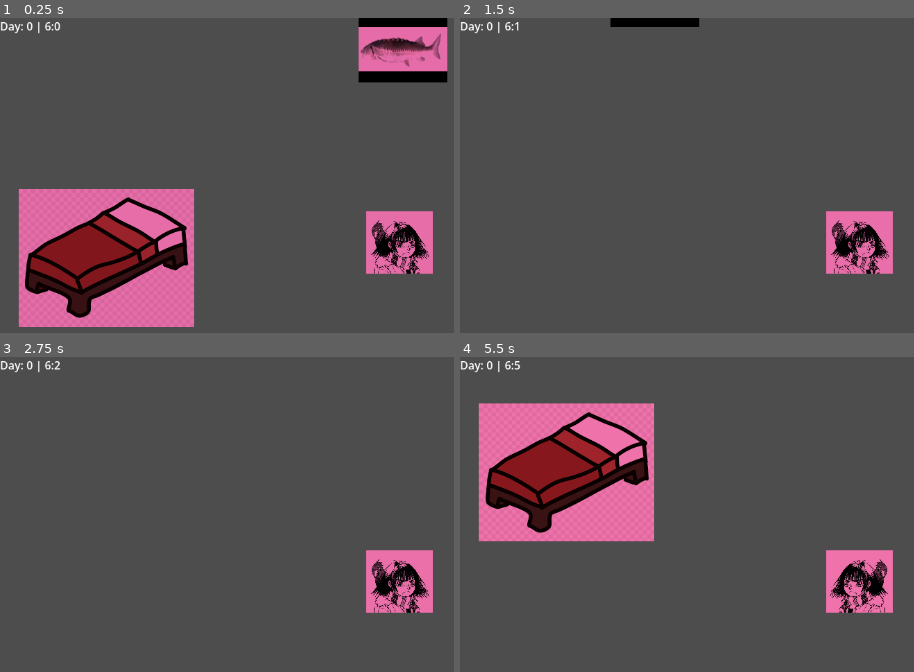
Above: before the commit, frames 1-4 (two rows, left to right).
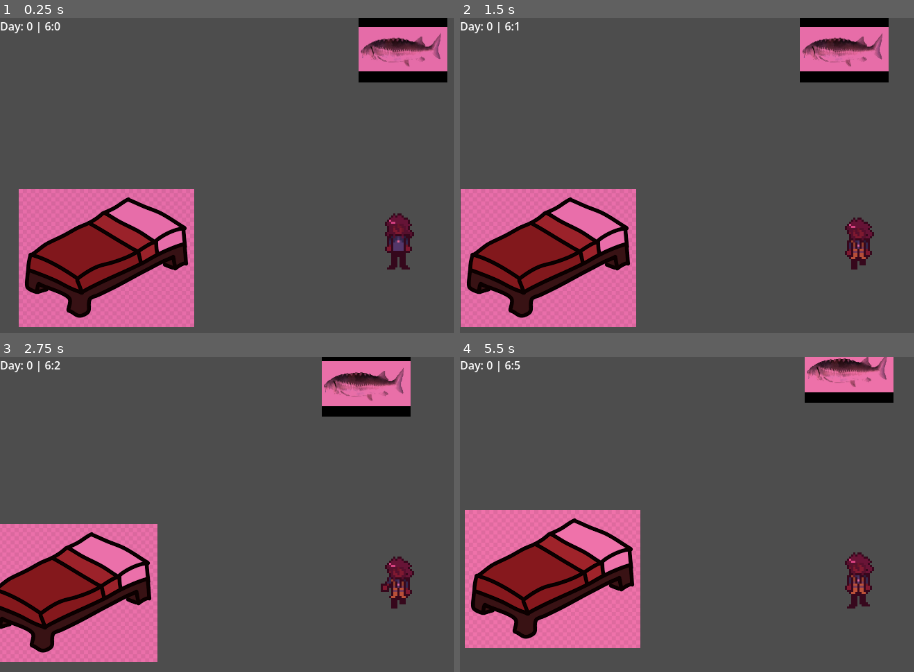
Above: after the commit, the same moments.

Repository: moliloo/comfy-jam-summer-2026
Game: Godot game, scene res://scenes/temporary/temporary.tscn
The game is run twice, just before and just after one commit, with the same random seed, the same clock (stepped at 60 frames per second) and the same inputs.
Inputs (mouse positions are in pixels of both pictures, inside the frame that each line leads up to):
- Up to frame 1 (0.25 s): no input
- Up to frame 2 (1.5 s): tap Enter at 0.5 s; move the mouse to (outside the picture) at 0.52 s; hold D (move_right) 0.53-1.28 s; tap E (interact) at 0.6, 1.35 s; move the mouse to (700, 263) at 1.27 s; hold S (move_down) from 1.28 s (still down)
- Up to frame 3 (2.75 s): move the mouse to (outside the picture) at 2.02 s; release S (move_down) at 2.03 s; hold D (move_right) from 2.03 s (still down); tap E (interact) at 2.1 s
- Up to frame 4 (5.5 s): move the mouse to (818, 671) at 2.77 s; release D (move_right) at 2.78 s; hold W (move_up) 2.78-3.53 s; tap E (interact) every 0.75 s from 2.85 to 5.1 s; move the mouse to (outside the picture) at 3.52 s; hold A (move_left) 3.53-5.03 s; move the mouse to (618, 514) at 4.27 s; move the mouse to (900, 580) at 5.02 s; hold S (move_down) from 5.03 s (still down)

The runs differ from the first frame. In frame 1, 2.9% of the frame differs, in the area x 80-96%, y 61-82%; in frame 2, 24%; in frame 3, 22%; in frame 4, 33%, in the area x 1-96%, y 0-93%.

Commit message:
basic player animations

Diff:
--- a/player/player.gd
+++ b/player/player.gd
@@ -1,37 +1,51 @@
 extends CharacterBody2D
 class_name Player
 
-@export var sprite: Sprite2D
+@export var sprite: AnimatedSprite2D
 @export var day_night_cycle: DayNightCycle
 
 var SPEED: float = 400;
 var direction: Vector2 = Vector2(0, 0);
+var interacting : bool = false
 
 func _ready() -> void:
 	if GlobalVariables.get_player_position():
 		set_global_position(GlobalVariables.get_player_position());
 	day_night_cycle.midnight.connect(_on_midnight)
 
-func _process(delta: float) -> void:
+func _process(_delta: float) -> void:
 	move_player()
 
 func move_player() -> void:
+	if Input.is_action_just_pressed("interact"):
+		interacting = true
+		sprite.play("collecting_front")
+		sprite.animation_finished.connect(func rev(): interacting = false)
+	if interacting:
+		return
 	if Input.is_action_pressed('move_right'):
-		sprite.flip_h = false;
+		if sprite.animation not in ["walk_up","walk_down"]:
+			sprite.play("walk_right")
+		#sprite.flip_h = false;
 		direction.x = 1;
 	elif Input.is_action_pressed('move_left'):
-		sprite.flip_h = true;
+		if sprite.animation not in ["walk_up","walk_down"]:
+			sprite.play("walk_left")
+		#sprite.flip_h = true;
 		direction.x = -1;
 	else:
 		direction.x = 0;
 
 	if Input.is_action_pressed('move_up'):
+		sprite.play("walk_up")
 		direction.y = -1;
 	elif Input.is_action_pressed('move_down'):
+		sprite.play("walk_down")
 		direction.y = 1;
 	else:
 		direction.y = 0;
-
+	if direction == Vector2(0,0) or (sprite.animation in ["walk_up","walk_down"] and direction.y == 0):
+		sprite.play("default")
 	velocity = direction.normalized() * SPEED;
 	move_and_slide();
 
--- a/player/player.tscn
+++ b/player/player.tscn
@@ -1,7 +1,212 @@
 [gd_scene format=3 uid="uid://ddssqu3a5opg"]
 
 [ext_resource type="Script" uid="uid://dup67s0p7wn5k" path="res://player/player.gd" id="1_bjm4x"]
-[ext_resource type="Texture2D" uid="uid://cgvuof1cxjf4n" path="res://assets/temporary/haru_cry.png" id="2_6xyil"]
+[ext_resource type="Texture2D" uid="uid://br3p0lrlckcko" path="res://assets/MCAnimations/MCFrontCasual.png" id="2_g1dw6"]
+[ext_resource type="Texture2D" uid="uid://cp0rmsqoa1j17" path="res://assets/MCAnimations/CollectingFront.png" id="2_qjkh3"]
+[ext_resource type="Texture2D" uid="uid://cwnbuqcd8yl2t" path="res://assets/MCAnimations/MCSideCasual.png" id="3_qjkh3"]
+[ext_resource type="Texture2D" uid="uid://71qybbsvx5vk" path="res://assets/MCAnimations/MCBackCasual.png" id="3_yw30f"]
+
+[sub_resource type="AtlasTexture" id="AtlasTexture_x7c3f"]
+atlas = ExtResource("2_qjkh3")
+region = Rect2(0, 0, 320, 320)
+
+[sub_resource type="AtlasTexture" id="AtlasTexture_bjvpn"]
+atlas = ExtResource("2_qjkh3")
+region = Rect2(320, 0, 320, 320)
+
+[sub_resource type="AtlasTexture" id="AtlasTexture_s7qer"]
+atlas = ExtResource("2_qjkh3")
+region = Rect2(640, 0, 320, 320)
+
+[sub_resource type="AtlasTexture" id="AtlasTexture_g4c7l"]
+atlas = ExtResource("2_qjkh3")
+region = Rect2(960, 0, 320, 320)
+
+[sub_resource type="AtlasTexture" id="AtlasTexture_knn7v"]
+atlas = ExtResource("2_qjkh3")
+region = Rect2(1280, 0, 320, 320)
+
+[sub_resource type="AtlasTexture" id="AtlasTexture_7pqkx"]
+atlas = ExtResource("2_qjkh3")
+region = Rect2(1600, 0, 320, 320)
+
+[sub_resource type="AtlasTexture" id="AtlasTexture_uw77l"]
+atlas = ExtResource("2_qjkh3")
+region = Rect2(1920, 0, 320, 320)
+
+[sub_resource type="AtlasTexture" id="AtlasTexture_qjkh3"]
+atlas = ExtResource("2_g1dw6")
+region = Rect2(0, 0, 320, 320)
+
+[sub_resource type="AtlasTexture" id="AtlasTexture_g6k8r"]
+atlas = ExtResource("2_g1dw6")
+region = Rect2(320, 0, 320, 320)
+
+[sub_resource type="AtlasTexture" id="AtlasTexture_boad6"]
+atlas = ExtResource("2_g1dw6")
+region = Rect2(640, 0, 320, 320)
+
+[sub_resource type="AtlasTexture" id="AtlasTexture_rgyib"]
+atlas = ExtResource("2_g1dw6")
+region = Rect2(960, 0, 320, 320)
+
+[sub_resource type="AtlasTexture" id="AtlasTexture_yllr7"]
+atlas = ExtResource("3_qjkh3")
+region = Rect2(0, 0, 320, 320)
+
+[sub_resource type="AtlasTexture" id="AtlasTexture_kb6p2"]
+atlas = ExtResource("3_qjkh3")
+region = Rect2(320, 0, 320, 320)
+
+[sub_resource type="AtlasTexture" id="AtlasTexture_wodsf"]
+atlas = ExtResource("3_qjkh3")
+region = Rect2(640, 0, 320, 320)
+
+[sub_resource type="AtlasTexture" id="AtlasTexture_32hag"]
+atlas = ExtResource("3_qjkh3")
+region = Rect2(960, 0, 320, 320)
+
+[sub_resource type="AtlasTexture" id="AtlasTexture_tqiix"]
+atlas = ExtResource("3_qjkh3")
+region = Rect2(0, 320, 320, 320)
+
+[sub_resource type="AtlasTexture" id="AtlasTexture_e7oew"]
+atlas = ExtResource("3_qjkh3")
+region = Rect2(320, 320, 320, 320)
+
+[sub_resource type="AtlasTexture" id="AtlasTexture_c35mf"]
+atlas = ExtResource("3_qjkh3")
+region = Rect2(640, 320, 320, 320)
+
+[sub_resource type="AtlasTexture" id="AtlasTexture_65viv"]
+atlas = ExtResource("3_qjkh3")
+region = Rect2(960, 320, 320, 320)
+
+[sub_resource type="AtlasTexture" id="AtlasTexture_hg6s5"]
+atlas = ExtResource("3_yw30f")
+region = Rect2(0, 0, 320, 320)
+
+[sub_resource type="AtlasTexture" id="AtlasTexture_8t03j"]
+atlas = ExtResource("3_yw30f")
+region = Rect2(320, 0, 320, 320)
+
+[sub_resource type="AtlasTexture" id="AtlasTexture_2ieo8"]
+atlas = ExtResource("3_yw30f")
+region = Rect2(640, 0, 320, 320)
+
+[sub_resource type="AtlasTexture" id="AtlasTexture_ebec5"]
+atlas = ExtResource("3_yw30f")
+region = Rect2(960, 0, 320, 320)
+
+[sub_resource type="SpriteFrames" id="SpriteFrames_yllr7"]
+animations = [{
+"frames": [],
+"loop": true,
+"name": &"collecting_back",
+"speed": 5.0
+}, {
+"frames": [{
+"duration": 1.0,
+"texture": SubResource("AtlasTexture_x7c3f")
+}, {
+"duration": 1.0,
+"texture": SubResource("AtlasTexture_bjvpn")
+}, {
+"duration": 1.0,
+"texture": SubResource("AtlasTexture_s7qer")
+}, {
+"duration": 1.0,
+"texture": SubResource("AtlasTexture_g4c7l")
+}, {
+"duration": 1.0,
+"texture": SubResource("AtlasTexture_knn7v")
+}, {
+"duration": 1.0,
+"texture": SubResource("AtlasTexture_7pqkx")
+}, {
+"duration": 1.0,
+"texture": SubResource("AtlasTexture_uw77l")
+}],
+"loop": false,
+"name": &"collecting_front",
+"speed": 5.0
+}, {
+"frames": [{
+"duration": 1.0,
+"texture": SubResource("AtlasTexture_qjkh3")
+}],
+"loop": false,
+"name": &"default",
+"speed": 5.0
+}, {
+"frames": [{
+"duration": 1.0,
+"texture": SubResource("AtlasTexture_qjkh3")
+}, {
+"duration": 1.0,
+"texture": SubResource("AtlasTexture_g6k8r")
+}, {
+"duration": 1.0,
+"texture": SubResource("AtlasTexture_boad6")
+}, {
+"duration": 1.0,
+"texture": SubResource("AtlasTexture_rgyib")
+}],
+"loop": false,
+"name": &"walk_down",
+"speed": 5.0
+}, {
+"frames": [{
+"duration": 1.0,
+"texture": SubResource("AtlasTexture_yllr7")
+}, {
+"duration": 1.0,
+"texture": SubResource("AtlasTexture_kb6p2")
+}, {
+"duration": 1.0,
+"texture": SubResource("AtlasTexture_wodsf")
+}, {
+"duration": 1.0,
+"texture": SubResource("AtlasTexture_32hag")
+}],
+"loop": false,
+"name": &"walk_left",
+"speed": 5.0
+}, {
+"frames": [{
+"duration": 1.0,
+"texture": SubResource("AtlasTexture_tqiix")
+}, {
+"duration": 1.0,
+"texture": SubResource("AtlasTexture_e7oew")
+}, {
+"duration": 1.0,
+"texture": SubResource("AtlasTexture_c35mf")
+}, {
+"duration": 1.0,
+"texture": SubResource("AtlasTexture_65viv")
+}],
+"loop": false,
+"name": &"walk_right",
+"speed": 5.0
+}, {
+"frames": [{
+"duration": 1.0,
+"texture": SubResource("AtlasTexture_hg6s5")
+}, {
+"duration": 1.0,
+"texture": SubResource("AtlasTexture_8t03j")
+}, {
+"duration": 1.0,
+"texture": SubResource("AtlasTexture_2ieo8")
+}, {
+"duration": 1.0,
+"texture": SubResource("AtlasTexture_ebec5")
+}],
+"loop": false,
+"name": &"walk_up",
+"speed": 5.0
+}]
 
 [sub_resource type="RectangleShape2D" id="RectangleShape2D_ewkwu"]
 size = Vector2(96, 90)
@@ -10,10 +215,11 @@
 script = ExtResource("1_bjm4x")
 sprite = NodePath("Sprite2D")
 
-[node name="Sprite2D" type="Sprite2D" parent="." unique_id=1692762879]
+[node name="Sprite2D" type="AnimatedSprite2D" parent="." unique_id=724614684]
 position = Vector2(-1.1920929e-07, -1.1920929e-06)
-scale = Vector2(0.2, 0.2)
-texture = ExtResource("2_6xyil")
+scale = Vector2(0.3, 0.3)
+sprite_frames = SubResource("SpriteFrames_yllr7")
+animation = &"collecting_front"
 
 [node name="CollisionShape2D" type="CollisionShape2D" parent="." unique_id=564034507]
 shape = SubResource("RectangleShape2D_ewkwu")
Binary file added: assets/MCAnimations/CollectingBack.png
Not shown, added: assets/MCAnimations/CollectingBack.png.import
Binary file added: assets/MCAnimations/CollectingFront.png
Not shown, added: assets/MCAnimations/CollectingFront.png.import
Binary file added: assets/MCAnimations/CollectingSide.png
Not shown, added: assets/MCAnimations/CollectingSide.png.import
Binary file added: assets/MCAnimations/MCBack.png
Not shown, added: assets/MCAnimations/MCBack.png.import
Binary file added: assets/MCAnimations/MCBackCasual.png
Not shown, added: assets/MCAnimations/MCBackCasual.png.import
Binary file added: assets/MCAnimations/MCFront.png
Not shown, added: assets/MCAnimations/MCFront.png.import
(and 6 more such lines)
